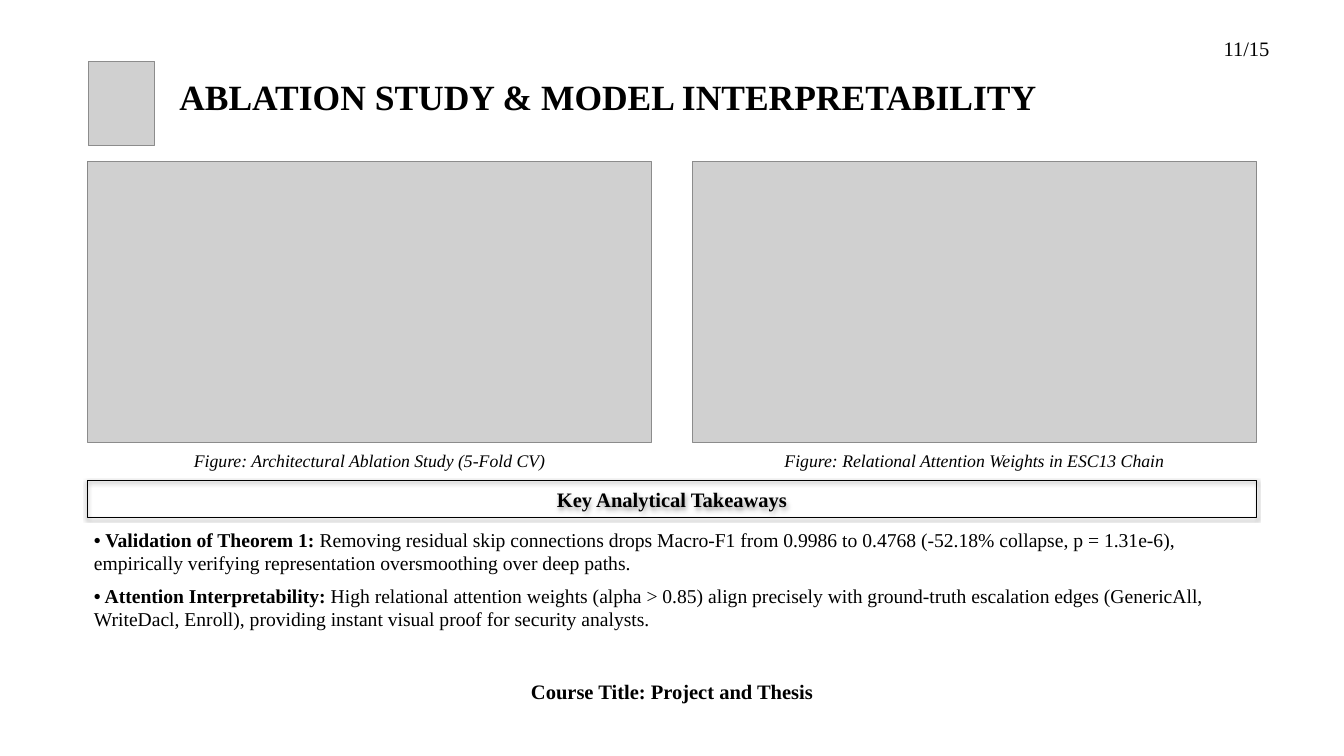
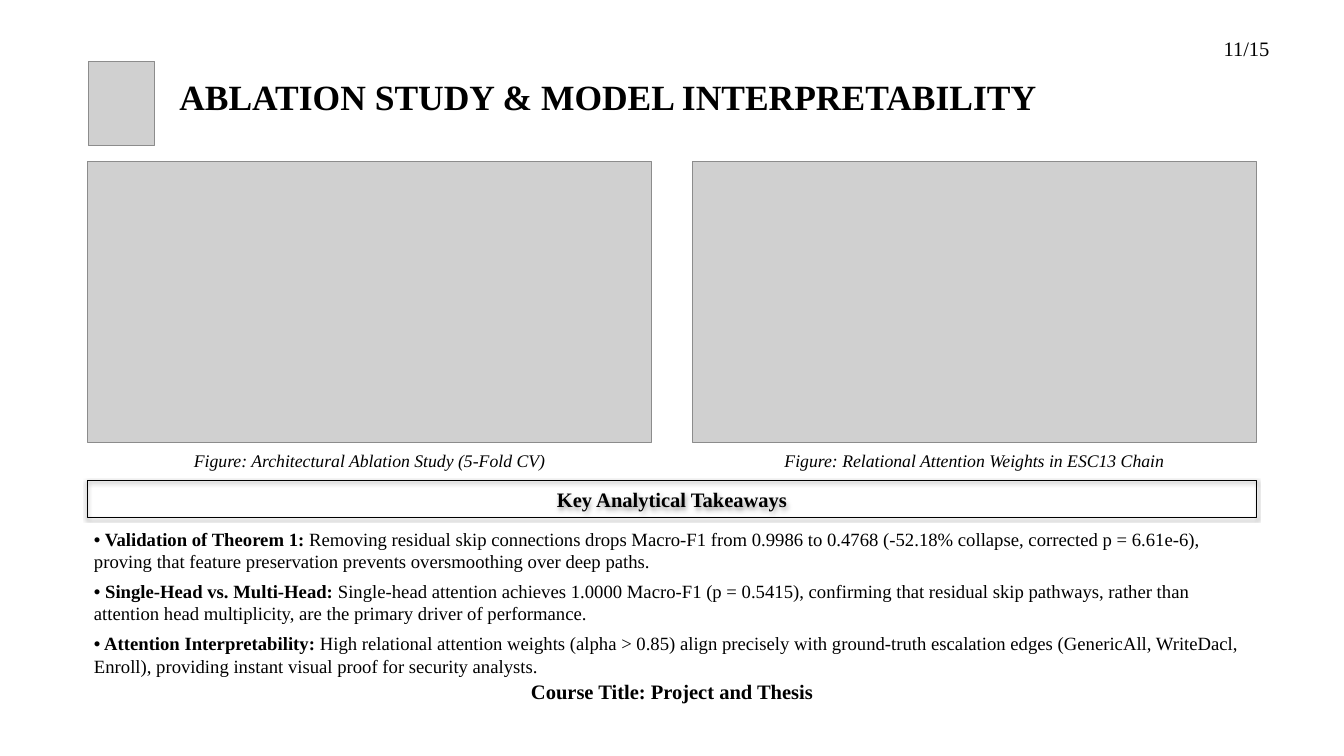
Before and after one commit to hasanshahriar32/GOAD, a slide deck: slide 11 of thesis_paper/certgraph_thesis_defense.pptx. Drawn at 1344x756 pixels with LibreOffice and Linux fonts; fonts in the diff are those of the drawing; grey boxes stand for pictures; background and template pictures are left out. Boxes give left, top, right and bottom in pixels: in the first picture for what was removed or moved away, otherwise in the second. Text is boxed around its words. In the diff, an @@ line names an element or a change of style, - is before the commit and + after.

```diff
--- a/thesis_paper/certgraph_thesis_defense.pptx
+++ b/thesis_paper/certgraph_thesis_defense.pptx
@@ text at (94, 533, 1199, 624): text changed; size 21 to 20 pt @@
-• Validation of Theorem 1: Removing residual skip connections drops Macro-F1 from 0.9986 to 0.4768 (-52.18% collapse, p = 1.31e-6), empirically verifying representation oversmoothing over deep paths.
+• Validation of Theorem 1: Removing residual skip connections drops Macro-F1 from 0.9986 to 0.4768 (-52.18% collapse, corrected p = 6.61e-6), proving that feature preservation prevents oversmoothing over deep paths.
+• Single-Head vs. Multi-Head: Single-head attention achieves 1.0000 Macro-F1 (p = 0.5415), confirming that residual skip pathways, rather than attention head multiplicity, are the primary driver of performance.
@@ text at (104, 637, 1238, 654): size 21 to 20 pt in "• Attention Interpretability: High relational attention weig ..."; less space between paragraphs @@
```
Also in this commit, not shown: 10 other slides changed, 2 other files.
